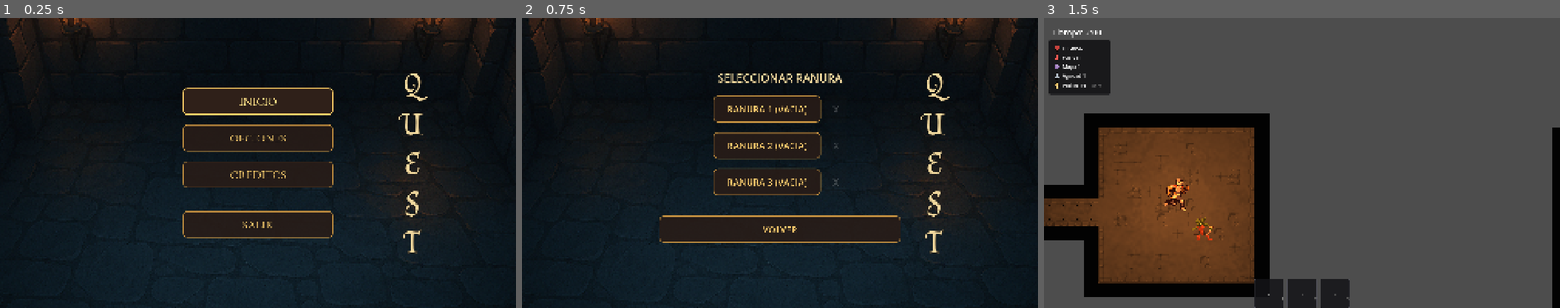
Above: before the commit, frames 1-3 (left to right).
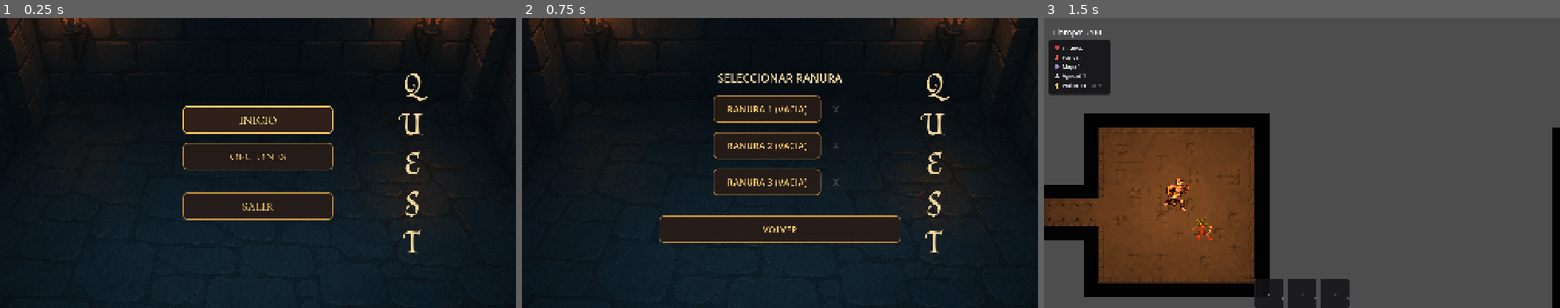
Above: after the commit, the same moments.

Repository: fedemuntaabski/Quest
Game: Godot game, scene res://scenes/MainMenu.tscn
Two runs of this game, one before a commit and one after it. Both use one fixed random seed, a clock stepped at 60 frames per second and the inputs below.
Inputs:
- Up to frame 1 (0.25 s): no input
- Up to frame 2 (0.75 s): click "INICIO" at 0.5 s
- Up to frame 3 (1.5 s): click "RANURA 1 (VACIA)" at 1.25 s

The runs differ from the first frame. In frame 1, 7.4% of the frame differs, in the area x 35-65%, y 24-76%; in frame 2, nothing differs; in frame 3, nothing differs.

Commit message:
cambios a creditos(oculta)

Diff:
--- a/scenes/CreditMenu.tscn
+++ b/scenes/CreditMenu.tscn
@@ -93,3 +93,5 @@
 offset_right = 100.0
 offset_bottom = -20.0
 text = "Volver"
+
+[connection signal="pressed" from="BackButton" to="." method="_on_back_button_pressed"]
--- a/scenes/MainMenu.tscn
+++ b/scenes/MainMenu.tscn
@@ -171,6 +171,7 @@
 text = "OPCIONES"
 
 [node name="CreditsButton" type="Button" parent="CenterContainer/VBoxContainer" unique_id=1342937924]
+visible = false
 custom_minimum_size = Vector2(400, 100)
 layout_mode = 2
 theme_override_colors/font_color = Color(0.95, 0.78, 0.42, 1)
@@ -217,4 +218,5 @@
 
 [connection signal="pressed" from="CenterContainer/VBoxContainer/StartButton" to="." method="on_start_button_pressed"]
 [connection signal="pressed" from="CenterContainer/VBoxContainer/OptionsButton" to="." method="_on_options_button_pressed"]
+[connection signal="pressed" from="CenterContainer/VBoxContainer/CreditsButton" to="." method="_on_credits_button_pressed"]
 [connection signal="pressed" from="CenterContainer/VBoxContainer/ExitMargin/ExitButton" to="." method="on_exit_button_pressed"]
--- a/scripts/ui/menus/CreditScene.gd
+++ b/scripts/ui/menus/CreditScene.gd
@@ -22,3 +22,7 @@
 	get_tree().change_scene_to_file(
 		MAIN_MENU_SCENE
 	)
+
+
+func _on_back_button_pressed() -> void:
+	pass # Replace with function body.
